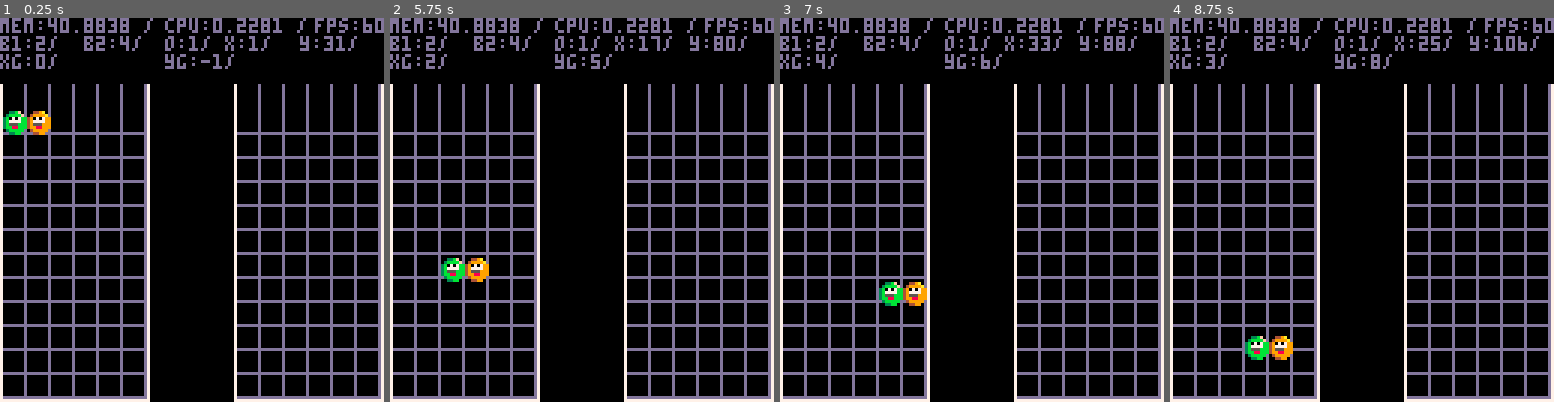
Above: before the commit, frames 1-4 (left to right).
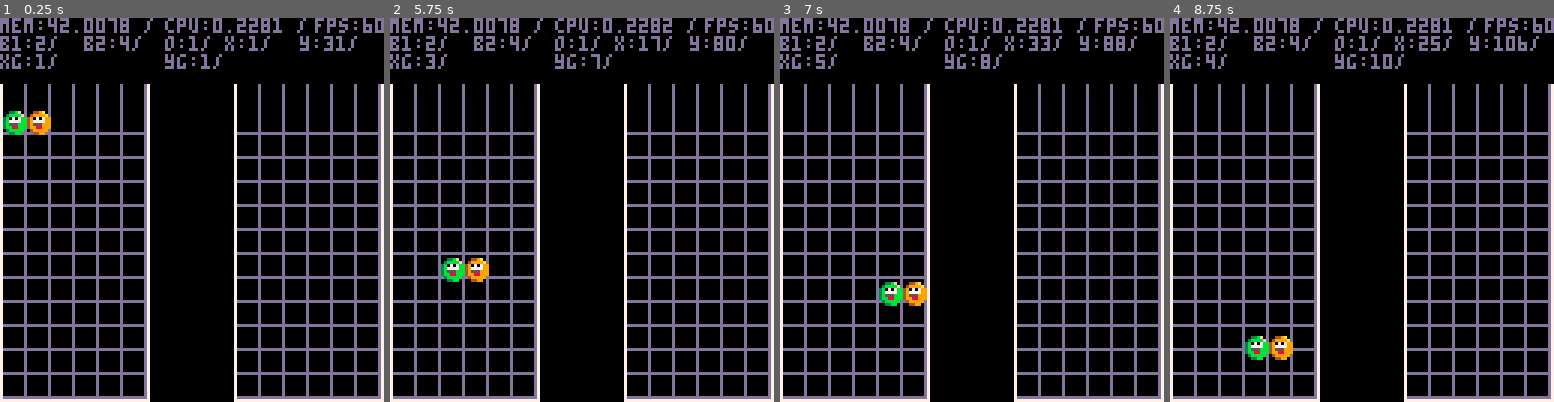
Above: after the commit, the same moments.

Repository: jlbeard84/pico-pop
Game: PICO-8 cartridge pico-pop.p8
Two runs of this game, one before a commit and one after it. Both use one fixed random seed, a clock stepped at 60 frames per second and the inputs below.
Inputs:
- Up to frame 1 (0.25 s): no input
- Up to frame 2 (5.75 s): hold Right 1.6-2.1 s; hold Right 2.47-3.03 s; hold Left 3.08-3.58 s; hold Down 3.63-3.97 s; hold Right 4.02-4.68 s; hold Left 5.08-5.68 s; hold Down from 5.73 s (still down)
- Up to frame 3 (7 s): release Down at 6.03 s; hold Right 6.08-6.58 s; hold Right from 6.63 s (still down)
- Up to frame 4 (8.75 s): release Right at 7.13 s; hold Right 7.5-8.07 s; hold Left 8.12-8.62 s; hold Down from 8.67 s (still down)

The runs differ from the first frame. In frame 1, 0.2% of the frame differs, in the area x 9-61%, y 0-14%; in frame 2, 0.1%; in frame 3, less than 0.1%; in frame 4, 0.2%.

Commit message:
Incremental block collision progress

Diff:
--- a/pico-pop.p8
+++ b/pico-pop.p8
@@ -57,16 +57,28 @@
 		xoffset=p2gridoffset
 	end
 
-	xpos=(x-xoffset)/8
+	xpos=((x-xoffset)/8)+1
 
 	return xpos
 end
 
 function transgridypos(y)
 	yoffset=gridtop
-	ypos=flr((y-yoffset)/8)-1
+	ypos=flr((y-yoffset)/8)+1
 
 	return ypos
+end
+
+function insertintotable(p,x,y,b1,b2)
+	if p==1 then
+		p1grid[x][y]=b1
+		--fix this based on orientation
+		p1grid[x+1][y]=b2
+	else
+		p2grid[x][y]=b1
+		--fix this based on orientation
+		p2grid[x+1][y]=b2
+	end
 end
 
 function _update60()
@@ -118,6 +130,11 @@
 
 		xgrid=transgridxpos(1, p1currentblockx)
 		ygrid=transgridypos(p1currentblocky)
+
+		if ygrid==gridheight then
+			insertintotable(1, xgrid, ygrid, p1block1, p1block2)
+			p1block1=0
+		end
 	end
 end
 
